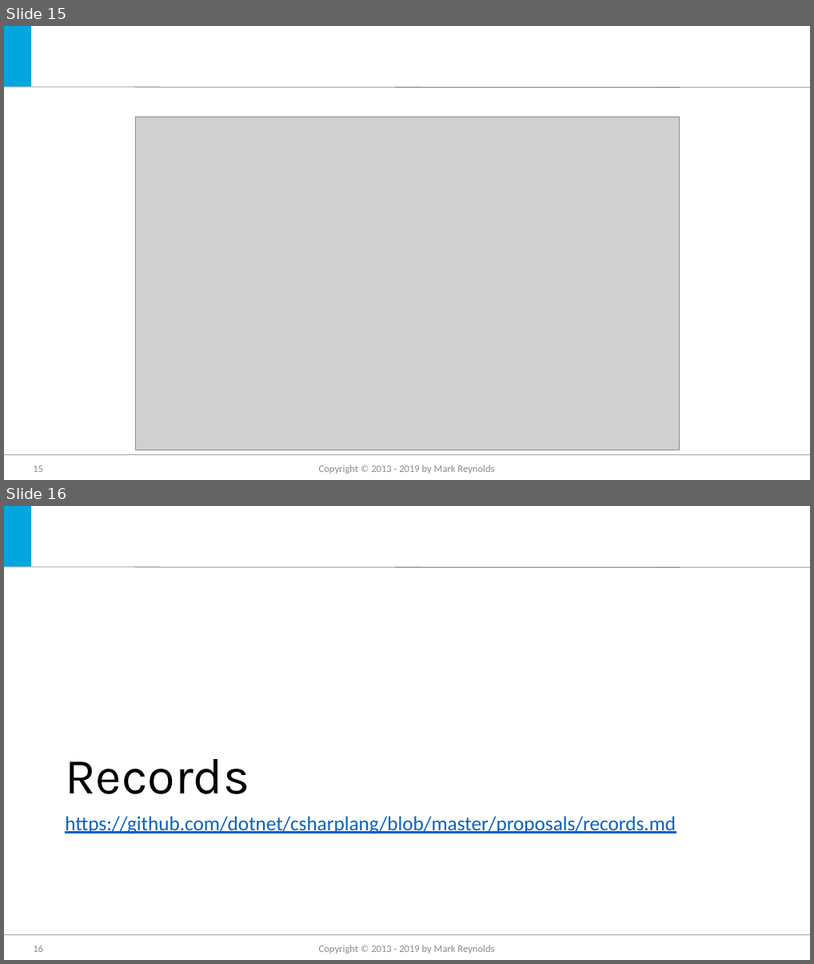
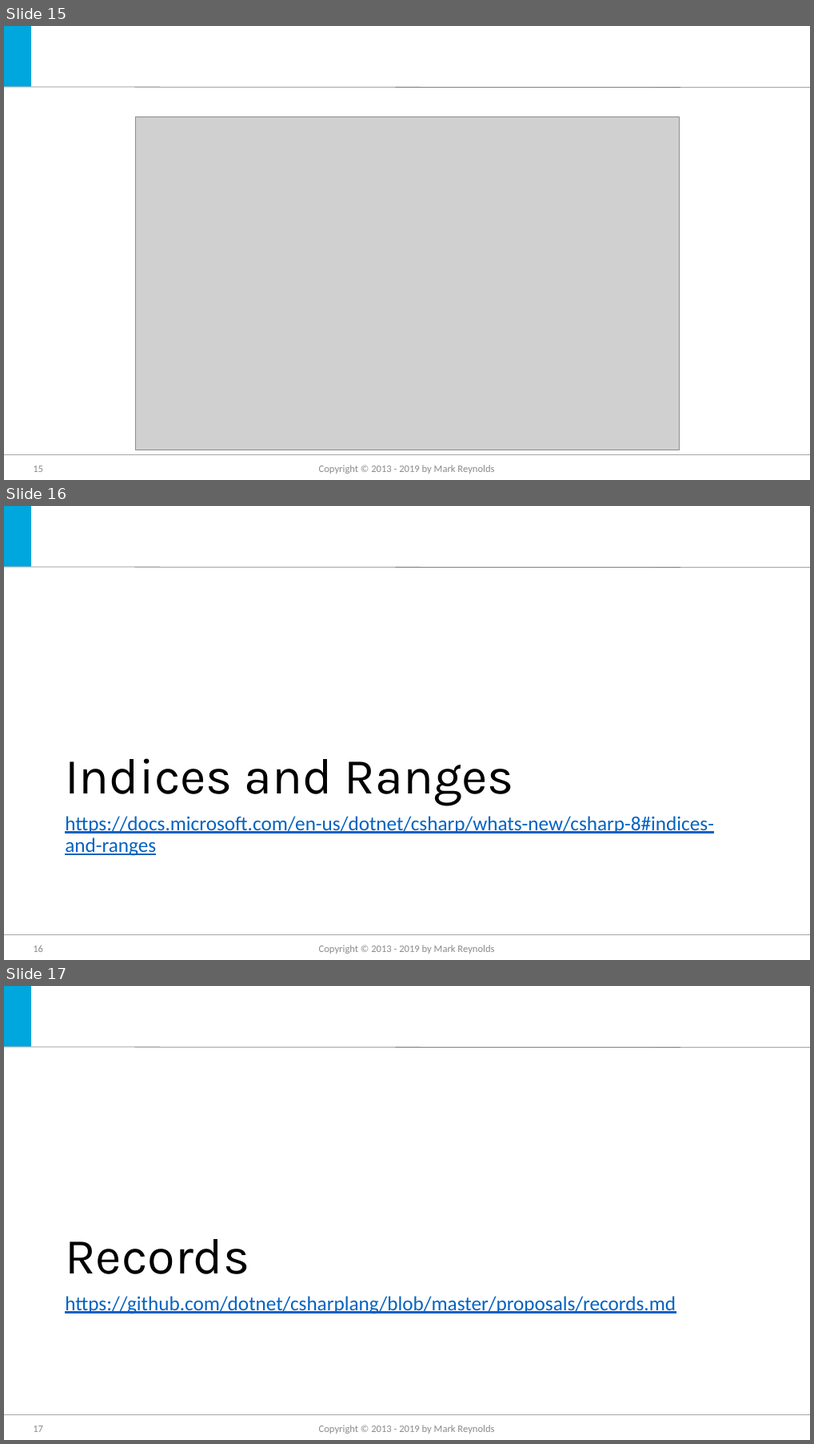
Before and after one commit to jmreynolds/CSharp8, a slide deck: Whats new in C#8.pptx. Shown one above the other, each under a label of ours: slides 15 and 16 before the commit, slides 15, 16 and 17 after it. The pictures are 814x964 and 814x1444 pixels, drawn with LibreOffice and Linux fonts; fonts in the diff are those of the drawing; grey boxes stand for pictures; background and template pictures are left out. Boxes give left, top, right and bottom in pixels: in the first picture for what was removed or moved away, otherwise in the second. Text is boxed around its words. In the diff, an @@ line names an element or a change of style, - is before the commit and + after.

```diff
--- a/Whats new in C#8.pptx
+++ b/Whats new in C#8.pptx
@@ slide 16 added at bbox=[4, 506, 810, 960], background #FFFFFF; not listed: 3 template elements that a slide beside it also shows @@
@@ title added at bbox=[65, 758, 514, 806], 60 pt, text #000000 @@
+Indices and Ranges
@@ text added at bbox=[65, 816, 714, 856], 24 pt, text #0563C1, underline @@
+https://docs.microsoft.com/en-us/dotnet/csharp/whats-new/csharp-8#indices-and-ranges
@@ page number added at bbox=[33, 944, 43, 952], 12 pt, text #8C8C8C @@
+16
@@ text added at bbox=[319, 944, 494, 953], 12 pt, text #8C8C8C @@
+Copyright © 2013 - 2019 by Mark Reynolds
@@ what was slide 16 is now slide 17 @@
@@ page number at bbox=[33, 1425, 43, 1432]: text changed @@
-16
+17
```
Also in this commit, not shown: 1 slide changed.
